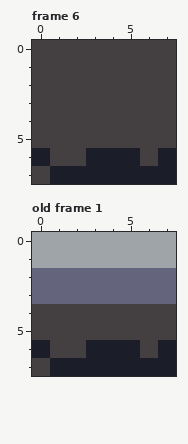
Two states of a pixel-art file, Environment/Apartments/Tiles/Concrete.aseprite. Above, as it was before the edit.
8x8 pixels, 7 frames. Shown: frame 6, old frame 1. The commit also changed other frames, which this record leaves out.
And afterwards:
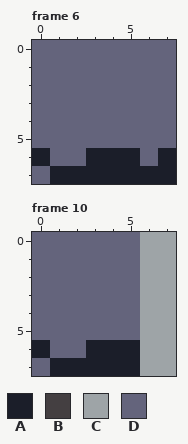
Palette (. is transparent): A #1b1e29  B #443f41  C #9ea4a7  D #64647c
A new or re-ordered frame is compared with the old frame closest to it.
From old to new:
frames 7 -> 10
Changed rows in their new state; - is an unchanged pixel.
Frame 6:
first column x 0:
0 DDDDDDDD
1 DDDDDDDD
2 DDDDDDDD
3 DDDDDDDD
4 DDDDDDDD
5 DDDDDDDD
6 -DD---D-
7 D-------
Frame 10 is new; against old frame 1:
first column x 0:
0 DDDDDD--
1 DDDDDD--
2 ------CC
3 ------CC
4 DDDDDDCC
5 DDDDDDCC
6 -DD---CC
7 D-----CC
